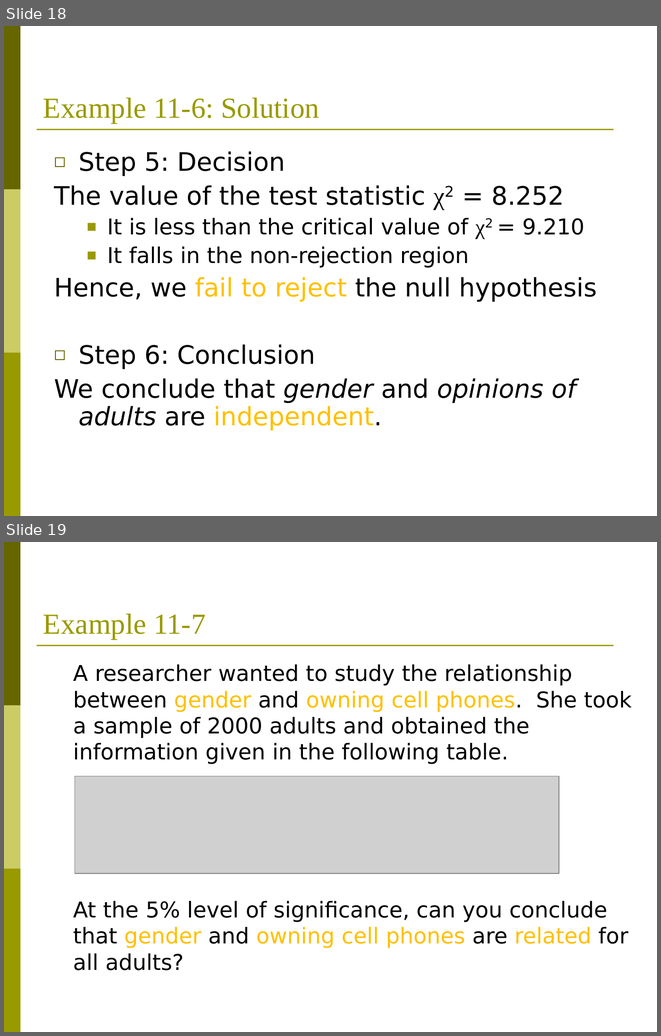
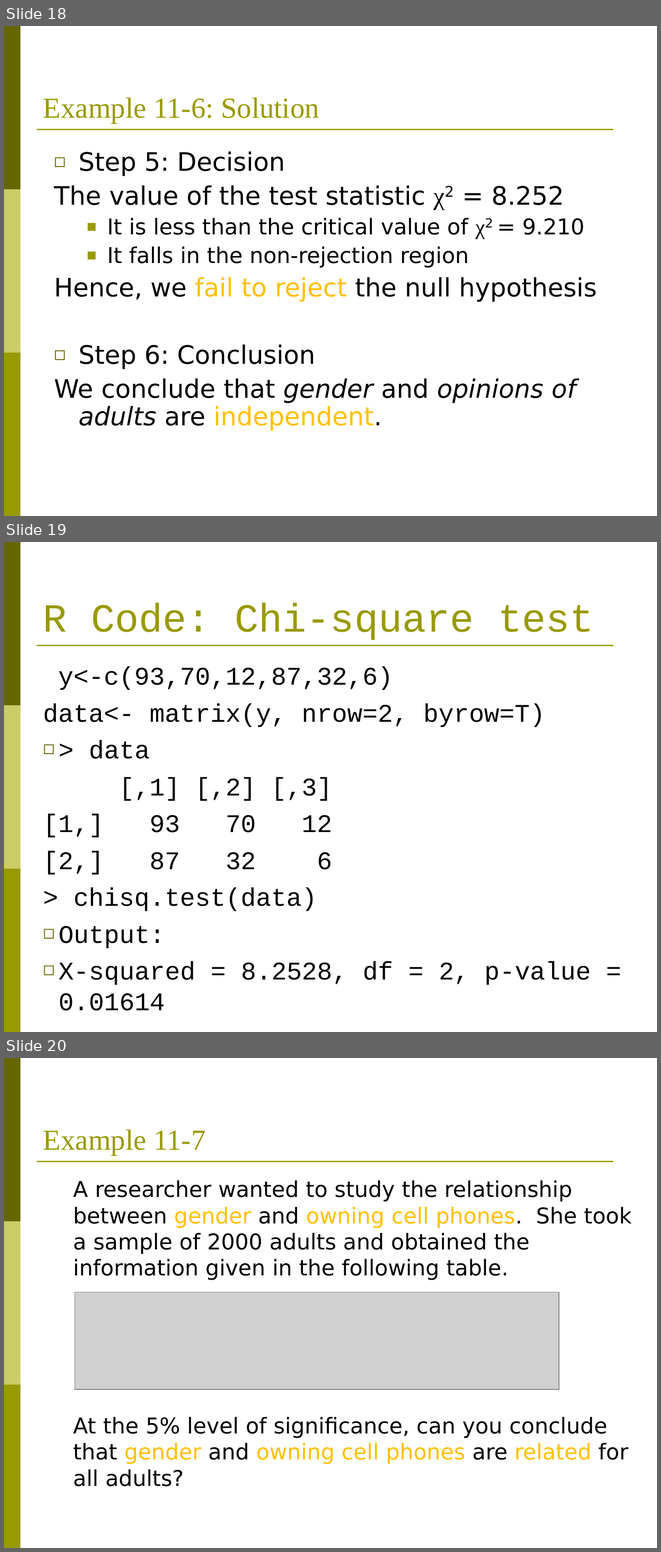
Before and after one commit to HossainPieas/EWU-MS-DSA, a slide deck: Semester 1/DSA503_Statistical Inference/Presentations/L10_Chi_Square.ppt. Shown one above the other, each under a label of ours: slides 18 and 19 before the commit, slides 18, 19 and 20 after it. The pictures are 661x1036 and 661x1552 pixels, drawn with LibreOffice and Linux fonts; fonts in the diff are those of the drawing; grey boxes stand for pictures. Boxes give left, top, right and bottom in pixels: in the first picture for what was removed or moved away, otherwise in the second. Text is boxed around its words. In the diff, an @@ line names an element or a change of style, - is before the commit and + after.

```diff
--- a/Semester 1/DSA503_Statistical Inference/Presentations/L10_Chi_Square.ppt
+++ b/Semester 1/DSA503_Statistical Inference/Presentations/L10_Chi_Square.ppt
@@ slide 19 added at <box>4,542,657,1032</box>, background #FFFFFF; not listed: 4 template elements that a slide beside it also shows @@
@@ title added at <box>43,603,594,640</box>, 44 pt, text #999900 @@
+R Code: Chi-square test
@@ text added at <box>43,667,591,1011</box>, 28 pt, text #000000 @@
+y<-c(93,70,12,87,32,6)
+data<- matrix(y, nrow=2, byrow=T)
+◻ > data
+[,1] [,2] [,3]
+[1,] 93 70 12
+[2,] 87 32 6
+> chisq.test(data)
+◻ Output:
+◻ X-squared = 8.2528, df = 2, p-value = 0.01614
@@ what was slide 19 is now slide 20 @@
```
Also in this commit, not shown: 2 other files.
